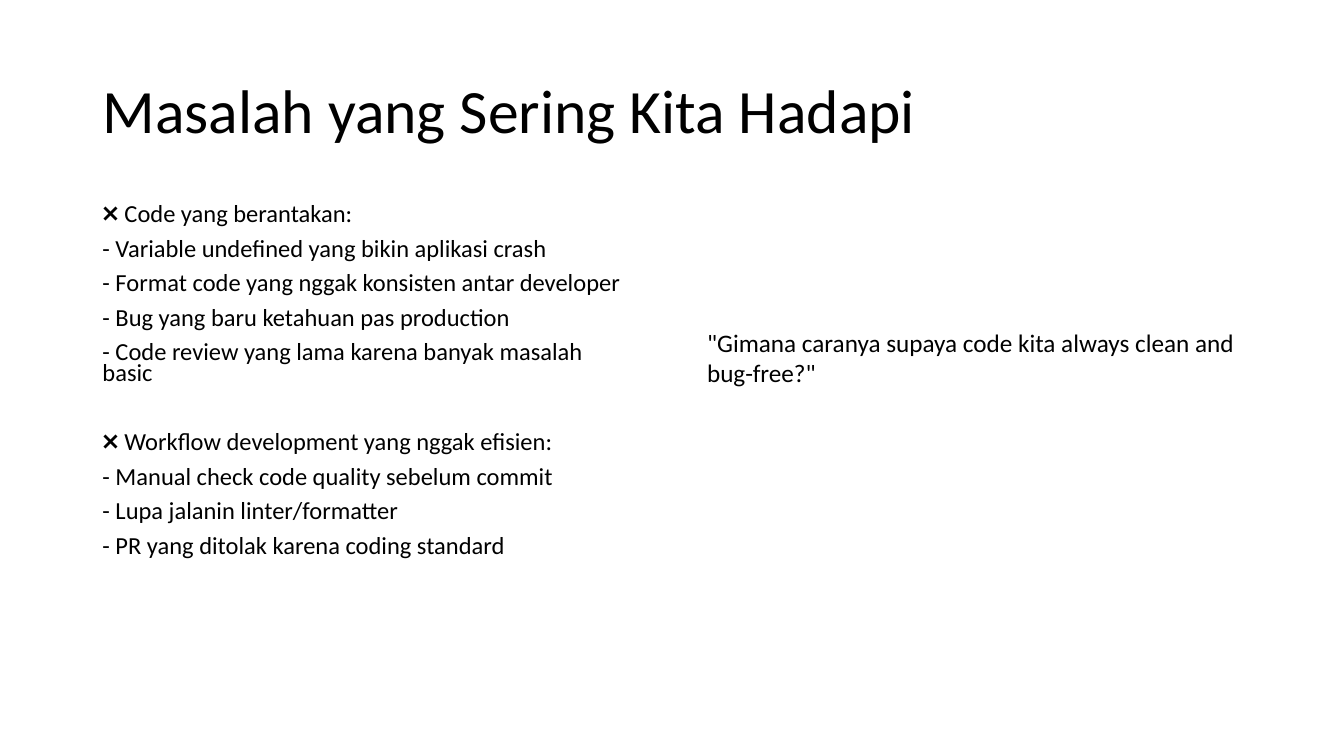
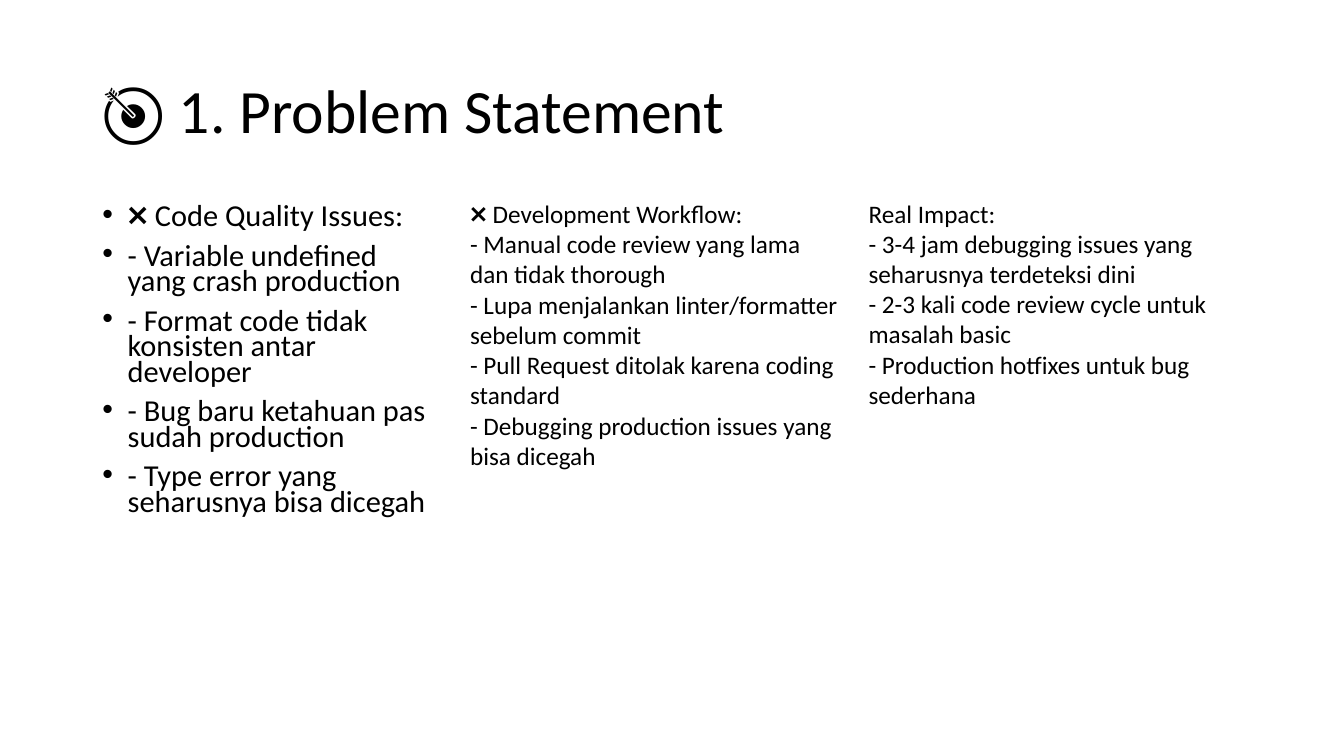
Before and after one commit to njulioiyoo/code-analysis-laravel-nodejs, a slide deck: slide 3 of slides/JNO - Sharing Session Code Analysis.pptx. Drawn at 1344x756 pixels with LibreOffice and Linux fonts; fonts in the diff are those of the drawing; background and template pictures are left out. Boxes give left, top, right and bottom in pixels: in the first picture for what was removed or moved away, otherwise in the second. Text is boxed around its words. In the diff, an @@ line names an element or a change of style, - is before the commit and + after.

```diff
--- a/slides/JNO - Sharing Session Code Analysis.pptx
+++ b/slides/JNO - Sharing Session Code Analysis.pptx
@@ title at bbox=[179, 90, 724, 134]: text changed @@
-Masalah yang Sering Kita Hadapi
+🎯 1. Problem Statement
@@ text at bbox=[128, 205, 425, 518]: text changed; size 17.5 to 21.7 pt @@
-❌ Code yang berantakan:
-- Variable undefined yang bikin aplikasi crash
-- Format code yang nggak konsisten antar developer
-- Bug yang baru ketahuan pas production
-- Code review yang lama karena banyak masalah basic
-❌ Workflow development yang nggak efisien:
-- Manual check code quality sebelum commit
-- Lupa jalanin linter/formatter
-- PR yang ditolak karena coding standard
+• ❌ Code Quality Issues:
+• - Variable undefined yang crash production
+• - Format code tidak konsisten antar developer
+• - Bug baru ketahuan pas sudah production
+• - Type error yang seharusnya bisa dicegah
@@ text added at bbox=[470, 205, 837, 470], 18 pt, text #000000 @@
+❌ Development Workflow:
+- Manual code review yang lama dan tidak thorough
+- Lupa menjalankan linter/formatter sebelum commit
+- Pull Request ditolak karena coding standard
+- Debugging production issues yang bisa dicegah
@@ text added at bbox=[869, 205, 1206, 405], 18 pt, text #000000 @@
+Real Impact:
+- 3-4 jam debugging issues yang seharusnya terdeteksi dini
+- 2-3 kali code review cycle untuk masalah basic
+- Production hotfixes untuk bug sederhana
@@ text removed at bbox=[707, 334, 1234, 387] @@
-"Gimana caranya supaya code kita always clean and bug-free?"
```
Also in this commit, not shown: 3 other slides changed, 1 slide added, 1 slide removed, 8 other files.
